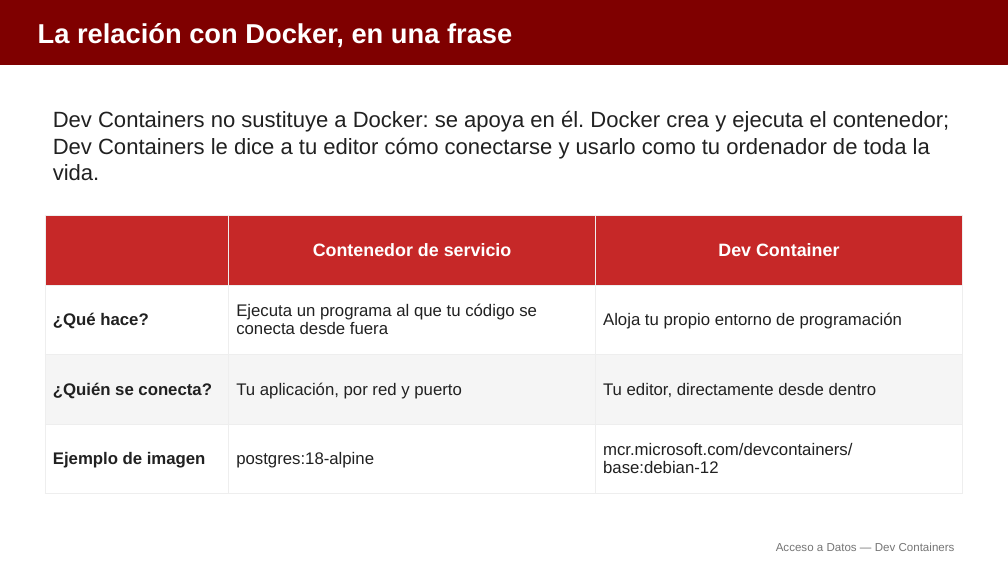
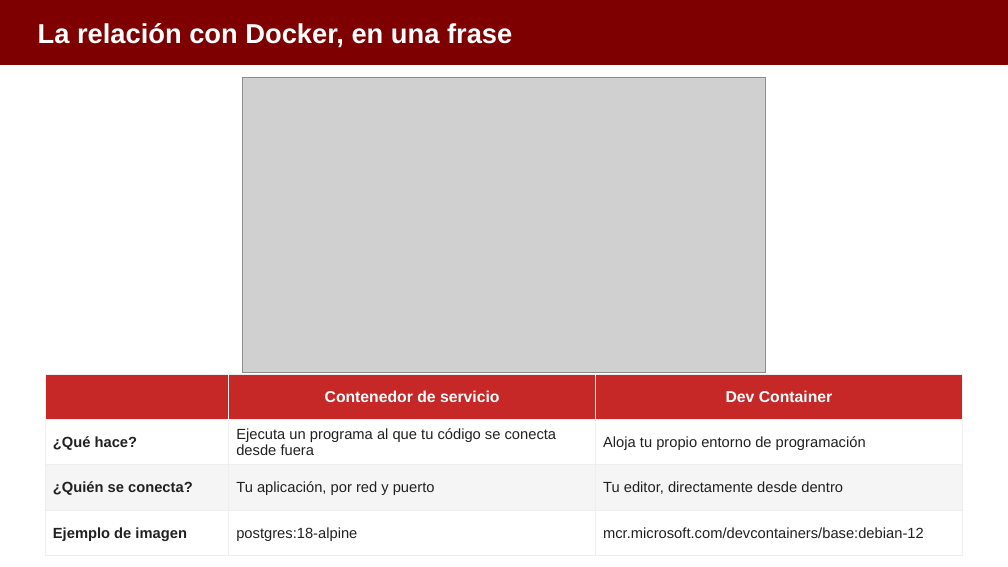
Before and after one commit to aitorventura/acceso-a-datos, a slide deck: slide 6 of docs/tema0/diapositivas/dev-containers.pptx (slide 9 before the commit). Drawn at 1008x567 pixels with LibreOffice and Linux fonts; fonts in the diff are those of the drawing; grey boxes stand for pictures. Boxes give left, top, right and bottom in pixels: in the first picture for what was removed or moved away, otherwise in the second. Text is boxed around its words. In the diff, an @@ line names an element or a change of style, - is before the commit and + after.

Commit message:
Añade infografías a Docker y Dev Containers (Tema 0)
Incorpora 12 infografías en los apartados de Introducción a Docker y
Dev Containers, y reorganiza las diapositivas correspondientes:
menos diapositivas, con más apoyo visual.

```diff
--- a/docs/tema0/diapositivas/dev-containers.pptx
+++ b/docs/tema0/diapositivas/dev-containers.pptx
@@ picture added at [242,78,765,374] @@
@@ text removed at [53,110,949,181] @@
-Dev Containers no sustituye a Docker: se apoya en él. Docker crea y ejecuta el contenedor; Dev Containers le dice a tu editor cómo conectarse y usarlo como tu ordenador de toda la vida.
@@ table at [45,374,963,556] @@
@@ size 17 to 15 pt in "Contenedor de servicio", "Dev Container" @@
@@ size 16 to 14 pt in "¿Qué hace?", "Ejecuta un programa al que tu código ...", "Aloja tu propio entorno de programación", "¿Quién se conecta?" and 5 more places @@
@@ table: place and size @@
-table at [45,216,963,494]
+table at [45,374,963,556]
@@ text removed at [776,543,955,551] @@
-Acceso a Datos — Dev Containers
```
Also in this commit, not shown: 5 other slides changed, 3 slides removed, 17 other files.
